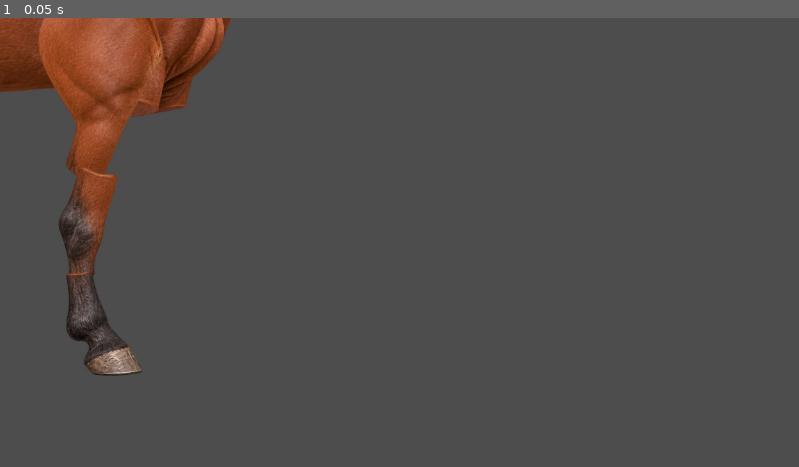
Above: before the commit, frame 1.
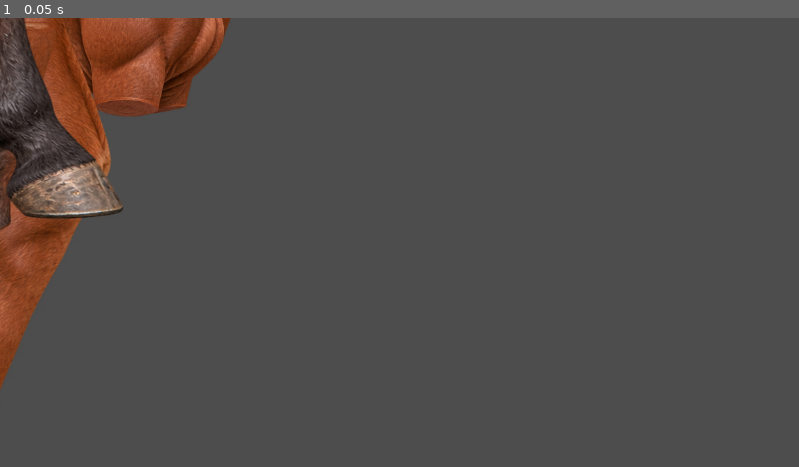
Above: after the commit, the same moment.

Repository: marceldubrig-hash/Pferd-und-Steve
Game: Godot game, scene res://scenes/horse_cutout_rig.tscn
The game is run twice, just before and just after one commit, with the same random seed, the same clock (stepped at 60 frames per second) and the same inputs. This scene is started directly instead of the project's main scene.
Inputs:
- Up to frame 1 (0.05 s): no input

The runs differ from the first frame. In frame 1, 8.4% of the frame differs, in the area x 0-21%, y 0-83%.

Commit message:
Confirm first front leg as near layer

Diff:
--- a/scenes/horse_cutout_rig.tscn
+++ b/scenes/horse_cutout_rig.tscn
@@ -47,25 +47,26 @@
 
 [node name="Hoof" type="Sprite2D" parent="HindFar/Upper/LowerPivot/Lower/HoofPivot"]
 
-[node name="FrontLeftColumn" type="Node2D" parent="."]
+[node name="FrontNear" type="Node2D" parent="."]
 position = Vector2(155, -53)
 scale = Vector2(0.5, 0.5)
+z_index = 1
 
 [node name="Upper" type="Sprite2D" parent="FrontLeftColumn"]
 position = Vector2(-19.75, 275.924)
 texture = SubResource("AtlasTexture_front_left_upper")
 
-[node name="LowerPivot" type="Node2D" parent="FrontLeftColumn/Upper"]
+[node name="LowerPivot" type="Node2D" parent="FrontNear/Upper"]
 position = Vector2(-33.065, 274.582)
 
-[node name="Lower" type="Sprite2D" parent="FrontLeftColumn/Upper/LowerPivot"]
+[node name="Lower" type="Sprite2D" parent="FrontNear/Upper/LowerPivot"]
 position = Vector2(-3.209, 148.182)
 texture = SubResource("AtlasTexture_front_left_lower")
 
-[node name="HoofPivot" type="Node2D" parent="FrontLeftColumn/Upper/LowerPivot/Lower"]
+[node name="HoofPivot" type="Node2D" parent="FrontNear/Upper/LowerPivot/Lower"]
 position = Vector2(-21.145, 149.993)
 
-[node name="Hoof" type="Sprite2D" parent="FrontLeftColumn/Upper/LowerPivot/Lower/HoofPivot"]
+[node name="Hoof" type="Sprite2D" parent="FrontNear/Upper/LowerPivot/Lower/HoofPivot"]
 position = Vector2(67.359, 138.418)
 texture = SubResource("AtlasTexture_front_left_hoof")
 
@@ -81,17 +82,17 @@
 
 [node name="Hoof" type="Sprite2D" parent="HindNear/Upper/LowerPivot/Lower/HoofPivot"]
 
-[node name="FrontNear" type="Node2D" parent="."]
+[node name="FrontFar" type="Node2D" parent="."]
 
-[node name="Upper" type="Sprite2D" parent="FrontNear"]
+[node name="Upper" type="Sprite2D" parent="FrontFar"]
 
-[node name="LowerPivot" type="Node2D" parent="FrontNear/Upper"]
+[node name="LowerPivot" type="Node2D" parent="FrontFar/Upper"]
 
-[node name="Lower" type="Sprite2D" parent="FrontNear/Upper/LowerPivot"]
+[node name="Lower" type="Sprite2D" parent="FrontFar/Upper/LowerPivot"]
 
-[node name="HoofPivot" type="Node2D" parent="FrontNear/Upper/LowerPivot/Lower"]
+[node name="HoofPivot" type="Node2D" parent="FrontFar/Upper/LowerPivot/Lower"]
 
-[node name="Hoof" type="Sprite2D" parent="FrontNear/Upper/LowerPivot/Lower/HoofPivot"]
+[node name="Hoof" type="Sprite2D" parent="FrontFar/Upper/LowerPivot/Lower/HoofPivot"]
 
 [node name="HeadPivot" type="Node2D" parent="."]
 position = Vector2(321.171, -194.253)
